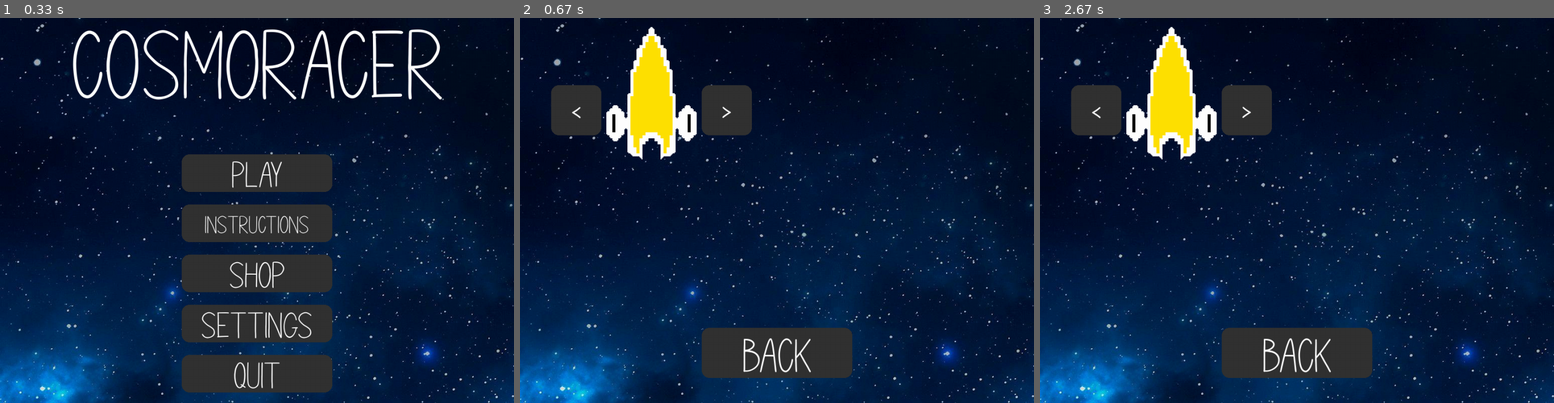
Above: before the commit, frames 1-3 (left to right).
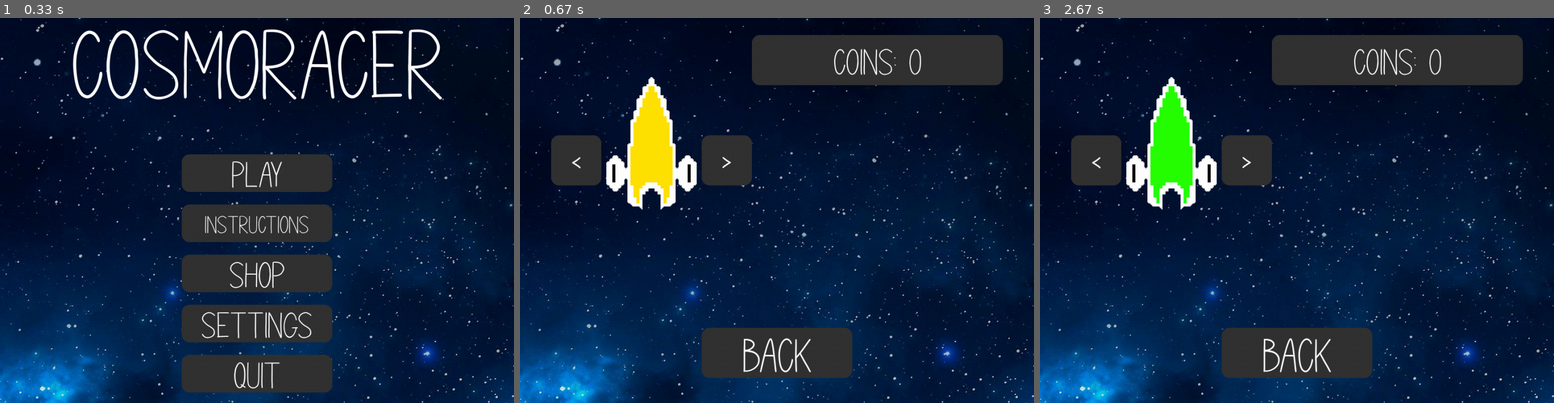
Above: after the commit, the same moments.

Repository: williamjamesj/pygame-project-williamjamesj
Game: pygame game, started from main.py
Same seed, same stepped clock (60 frames per second), same inputs: the game is played once before the commit and once after it.
Inputs (mouse positions are in pixels of both pictures, inside the frame that each line leads up to):
- Up to frame 1 (0.33 s): no input
- Up to frame 2 (0.67 s): click (777, 272) at 0.38 s
- Up to frame 3 (2.67 s): click (1096, 160) at 0.88 s, where only the run after the commit has a clickable "<"; click (1245, 160) at 1.22 s, where only the run after the commit has a clickable ">"; click (1096, 160) at 2.55 s, where only the run after the commit has a clickable "<"

Frame 1 is identical in both runs. In frame 2, 15% of the frame differs, in the area x 6-94%, y 2-50%; in frame 3, 16%.

Commit message:
displays coins

Diff:
--- a/globalvariables.py
+++ b/globalvariables.py
@@ -7,7 +7,7 @@
 backgroundpicture = None # The background that is displayed.
 debug = False # Gives helpful features like fps counter, useful for debugging, not for the end-user to see.
 shop = None # The shop object, containing all of the functions regarding the shop.
-allPlayerShips = ["yellowspaceship","greenspaceship"] # List of all of the ships the player can purchase.
+ownedShips = ["yellowspaceship"] # List of all of the ships the player can purchase.
 
 '''Persistant Global Variables - Loaded each time the game runs'''
 lang = None # The currently selected language, read from localisation/lastlang on game initialisation.
--- a/shop.py
+++ b/shop.py
@@ -13,14 +13,23 @@
             self.spaceshipimages.append(pygame.image.load(f"resources/spaceships/{i}/shop.png"))
         self.currentship = 0
     def displayShop(self):
+        if self.currentship>len(self.spaceships)-1:
+            self.currentship = 0
+        if self.currentship<0:
+            self.currentship = len(self.spaceships)-1
         globals.screen.blit(globals.backgroundpicture, (0,0))
         self.backbutton.draw(globals.screen)
-        self.leftbutton = buttons.Button(100,100,[-400,-200],globals.screen,"<",100)
-        self.rightbutton = buttons.Button(100,100,[-100,-200],globals.screen,">",100)
+        self.leftbutton = buttons.Button(100,100,[-400,-100],globals.screen,"<",100)
+        self.rightbutton = buttons.Button(100,100,[-100,-100],globals.screen,">",100)
         shiprect = self.spaceshipimages[self.currentship].get_rect()
-        shiprect.center = (globals.dimensions[0]/2-250,globals.dimensions[1]/2-200)
-        globals.screen.blit(self.spaceshipimages[0], shiprect)
+        shiprect.center = (globals.dimensions[0]/2-250,globals.dimensions[1]/2-100)
+        globals.screen.blit(self.spaceshipimages[self.currentship], shiprect)
+        buttons.Button(500,100,[200,-300],globals.screen,f"{globals.languagesdict['coins']}: {'{:,}'.format(globals.coins)}",75) # Comma formatting from https://stackoverflow.com/questions/5180365/python-add-comma-into-number-string.
 
     def updateShop(self,mouseposition):
         if self.backbutton.interacts(mouseposition):
             globals.gamestage = "menu"
+        if self.leftbutton.interacts(mouseposition):
+            self.currentship -= 1
+        if self.rightbutton.interacts(mouseposition):
+            self.currentship += 1
Not shown, changed: resources/localisation/english
Binary file changed: resources/spaceships/greenspaceship/shop.png
